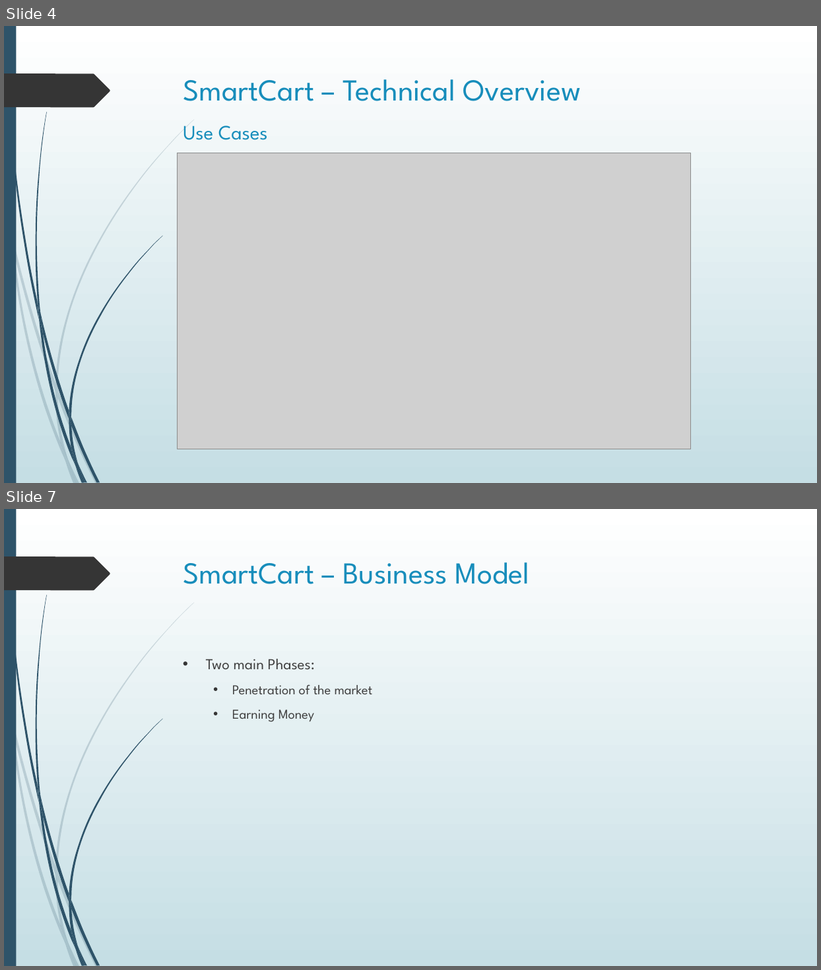
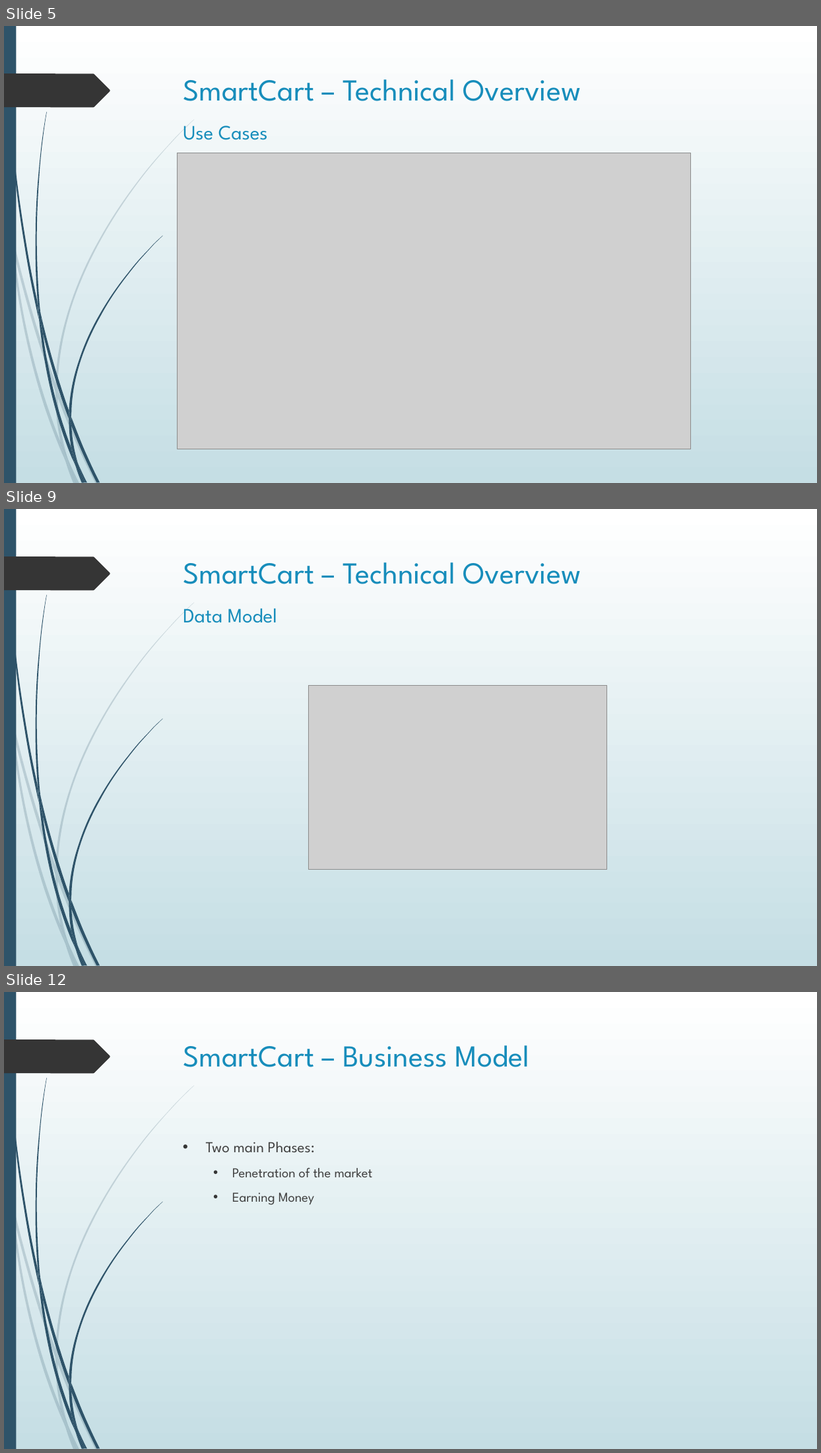
Before and after one commit to Pschkn/TAE_EmbeddedSystems, a slide deck: pm/presentations/SmartCart_Concept.pptx. Shown one above the other, each under a label of ours: slides 4 and 7 before the commit, slides 5, 9 and 12 after it; the slides between them are not shown. The pictures are 821x970 and 821x1453 pixels, drawn with LibreOffice and Linux fonts; fonts in the diff are those of the drawing; grey boxes stand for pictures. Boxes give left, top, right and bottom in pixels: in the first picture for what was removed or moved away, otherwise in the second. Text is boxed around its words. In the diff, an @@ line names an element or a change of style, - is before the commit and + after.

```diff
--- a/pm/presentations/SmartCart_Concept.pptx
+++ b/pm/presentations/SmartCart_Concept.pptx
@@ slide 9 added at [4, 509, 817, 966], background gradient #FFFFFF to #C5DEE5; not listed: 24 template elements that a slide beside it also shows @@
@@ title added at [183, 562, 581, 623], 36 pt, text #178DBB @@
+SmartCart – Technical Overview
+Data Model
@@ picture added at [308, 685, 607, 869] @@
@@ what was slide 4 is now slide 5 @@
@@ what was slide 7 is now slide 12 @@
```
Also in this commit, not shown: 2 slides changed, 5 other slides added, 1 slide removed, 5 other files.
